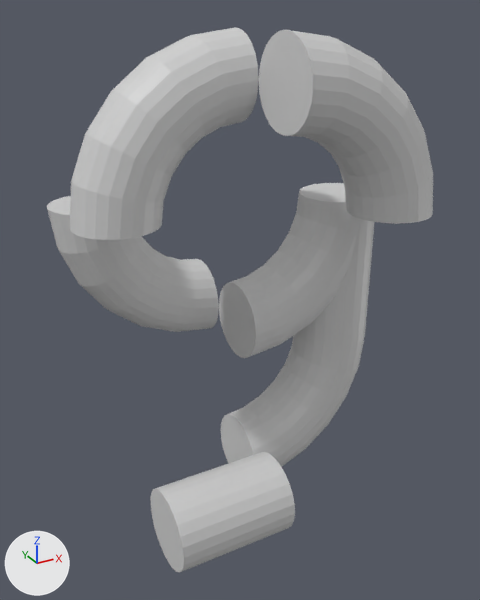
An edit to the COLLADA model assets/models/nine-1.dae, drawn before and after from the same camera.
Camera for both pictures: a 50 mm lens placed at (-3.7, -6.83, 3.19), pointed at (0.0, -0.09, -0.18). The lights are fixed; the arrows at lower left show +X, +Y and +Z. Where no turn or scale is listed for an object, it has been applied to the vertices.

Before the edit, the objects in view are built like this:
```python
me_cylinder_002 = bpy.data.meshes.new('Cylinder.002')
me_cylinder_002.from_pydata(...)  # a 24-sided cylinder along x spanning x -0.75..0.75, y -0.5..0.5, z -0.5..0.5
me_cylinder_002.materials.append(mat_material_007)  # light grey #d1d1d1
me_torus_007 = bpy.data.meshes.new('Torus.007')
me_torus_007.from_pydata(...)  # 187 vertices, 370 faces; spans x -1.0..1.0, y -0.5..0.5, z -1.0..1.0
me_torus_007.materials.append(mat_material_007)  # light grey #d1d1d1
me_torus_009 = bpy.data.meshes.new('Torus.009')
me_torus_009.from_pydata(...)  # 168 vertices, 332 faces; spans x -1.0..1.0, y -1.0..1.0, z -0.5..0.5
me_torus_009.materials.append(mat_material_007)  # light grey #d1d1d1
ob_curve_24_005 = bpy.data.objects.new('Curve_24_005', me_torus_009)
ob_curve_24_005.location = (1.0, 0.0, -2.0)
ob_curve_24_005.rotation_euler = (1.571, 3.142, 0.0)  # degrees (90, 180, 0)
ob_joint_24_001 = bpy.data.objects.new('Joint_24_001', me_torus_007)
ob_joint_24_001.location = (1.0, 0.0, 0.0)
ob_stem_24_000 = bpy.data.objects.new('Stem_24_000', me_cylinder_002)
ob_stem_24_000.location = (-0.75, -1.0, -2.5)
# also in view: 'Curve_24_007' at (-1.0, 0.0, 2.0); 'Curve_24_006' at (1.0, -1.0, 2.0); 'Curve_24_004' at (-1.0, 1.0, 0.0)
```
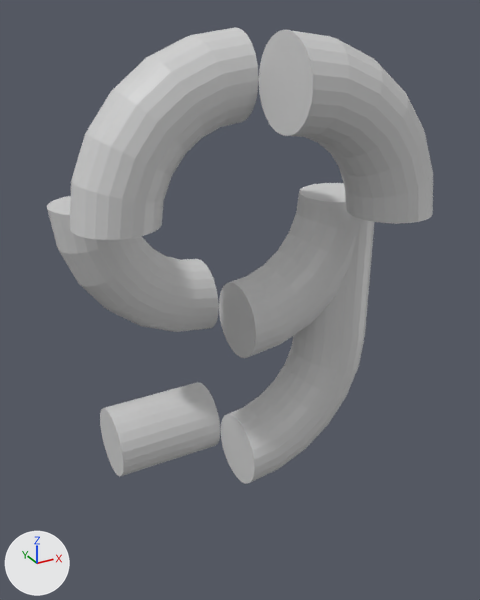
Changed parts and their boxes (x1, y1, x2, y2) in the pictures (480 x 600 px):
'Stem_24_000', moved
    before: (150, 452, 295, 573)
    after: (100, 382, 221, 477)

Diff of the bpy script that builds the scene:
```diff
--- a/assets/models/nine-1.dae.py
+++ b/assets/models/nine-1.dae.py
@@ ob_stem_24_000 @@
 ob_stem_24_000 = bpy.data.objects.new('Stem_24_000', me_cylinder_002)
-ob_stem_24_000.location = (-0.75, -1.0, -2.5)
+ob_stem_24_000.location = (-0.75, 1.0, -2.5)
```
